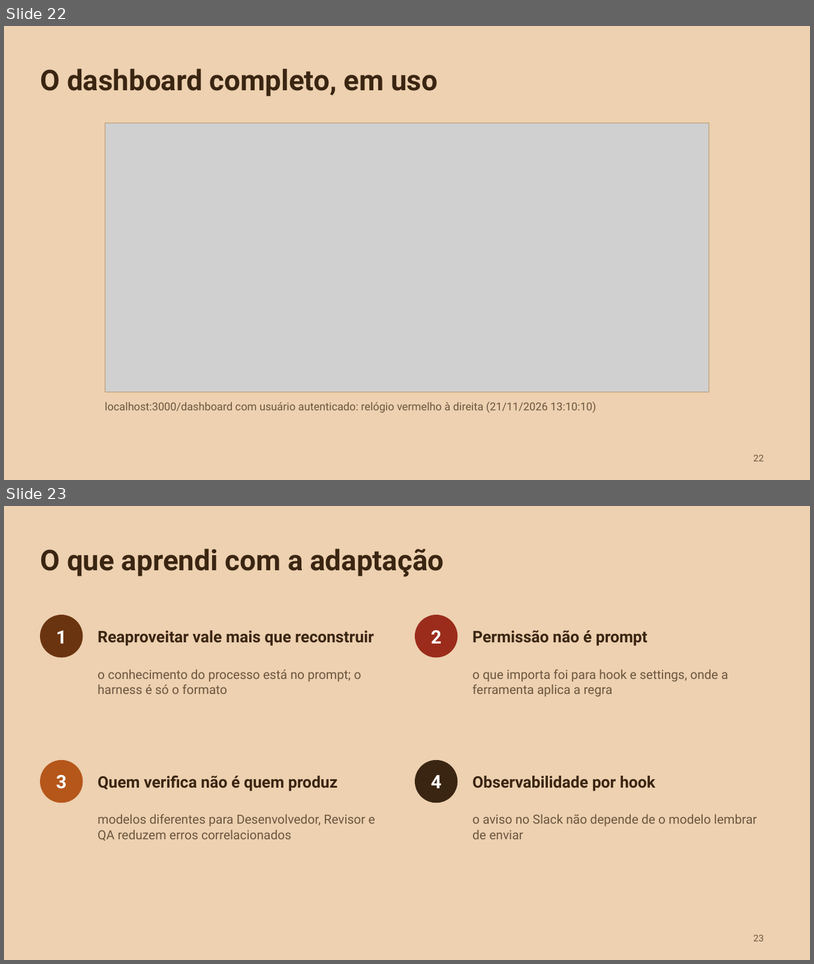
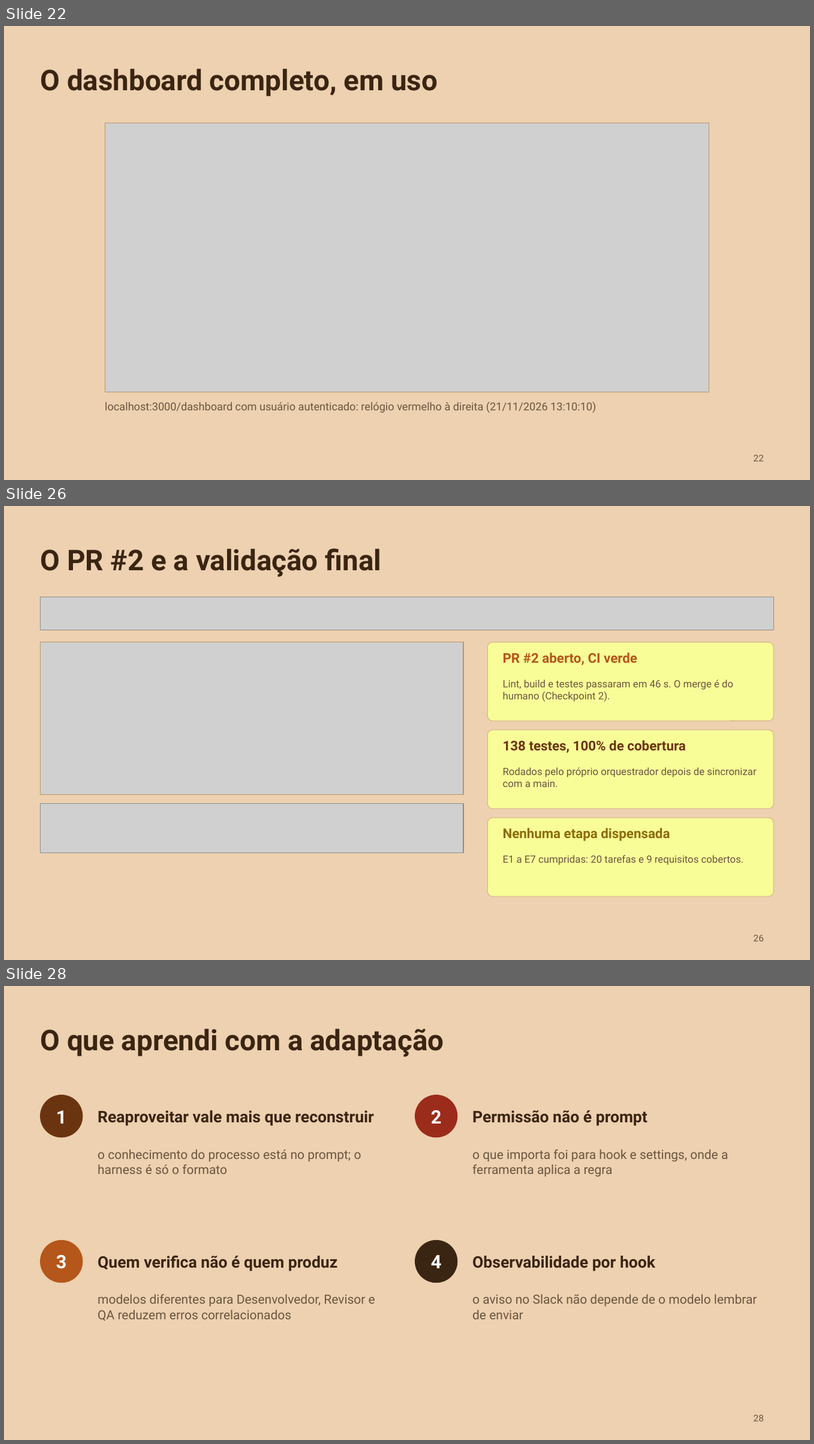
Before and after one commit to liviagomes30/fabrica-petcontrol, a slide deck: docs/fabrica/apresentacao-fabrica-claude-code.pptx. Shown one above the other, each under a label of ours: slides 22 and 23 before the commit, slides 22, 26 and 28 after it; the slides between them are not shown. The pictures are 814x964 and 814x1444 pixels, drawn with LibreOffice and Linux fonts; fonts in the diff are those of the drawing; grey boxes stand for pictures. Boxes give left, top, right and bottom in pixels: in the first picture for what was removed or moved away, otherwise in the second. Text is boxed around its words. In the diff, an @@ line names an element or a change of style, - is before the commit and + after.

```diff
--- a/docs/fabrica/apresentacao-fabrica-claude-code.pptx
+++ b/docs/fabrica/apresentacao-fabrica-claude-code.pptx
@@ slide 26 added at box(4, 506, 810, 960), background #EDD1B0 @@
@@ title added at box(40, 549, 382, 577), 34 pt, text #3A2512, bold @@
+O PR #2 e a validação final
@@ picture added at box(40, 597, 774, 630) @@
@@ picture added at box(40, 642, 464, 794) @@
@@ rectangle added at box(40, 642, 464, 794), outline #B8956A 1 pt @@
@@ rounded rectangle added at box(488, 642, 774, 721), fill #F8FD98, outline #D4B48A 0.75 pt @@
@@ text added at box(503, 652, 638, 665), 16 pt, text #B5561A, bold @@
+PR #2 aberto, CI verde
@@ text added at box(503, 679, 734, 702), 12 pt, text #6B5640 @@
+Lint, build e testes passaram em 46 s. O merge é do humano (Checkpoint 2).
@@ rounded rectangle added at box(488, 730, 774, 808), fill #F8FD98, outline #D4B48A 0.75 pt @@
@@ text added at box(503, 740, 686, 753), 16 pt, text #6B3410, bold @@
+138 testes, 100% de cobertura
@@ text added at box(503, 767, 756, 787), 12 pt, text #6B5640 @@
+Rodados pelo próprio orquestrador depois de sincronizar com a main.
@@ picture added at box(40, 803, 464, 852) @@
@@ rounded rectangle added at box(488, 817, 774, 896), fill #F8FD98, outline #D4B48A 0.75 pt @@
@@ text added at box(503, 828, 670, 841), 16 pt, text #8C6D0A, bold @@
+Nenhuma etapa dispensada
@@ text added at box(503, 855, 744, 865), 12 pt, text #6B5640 @@
+E1 a E7 cumpridas: 20 tarefas e 9 requisitos cobertos.
@@ page number added at box(754, 934, 764, 941), 11 pt, text #6B5640 @@
+26
@@ what was slide 23 is now slide 28 @@
@@ page number at box(754, 1414, 764, 1421): text changed @@
-23
+28
```
Also in this commit, not shown: 1 slide changed, 5 other slides added, 1 slide removed, 13 other files.
